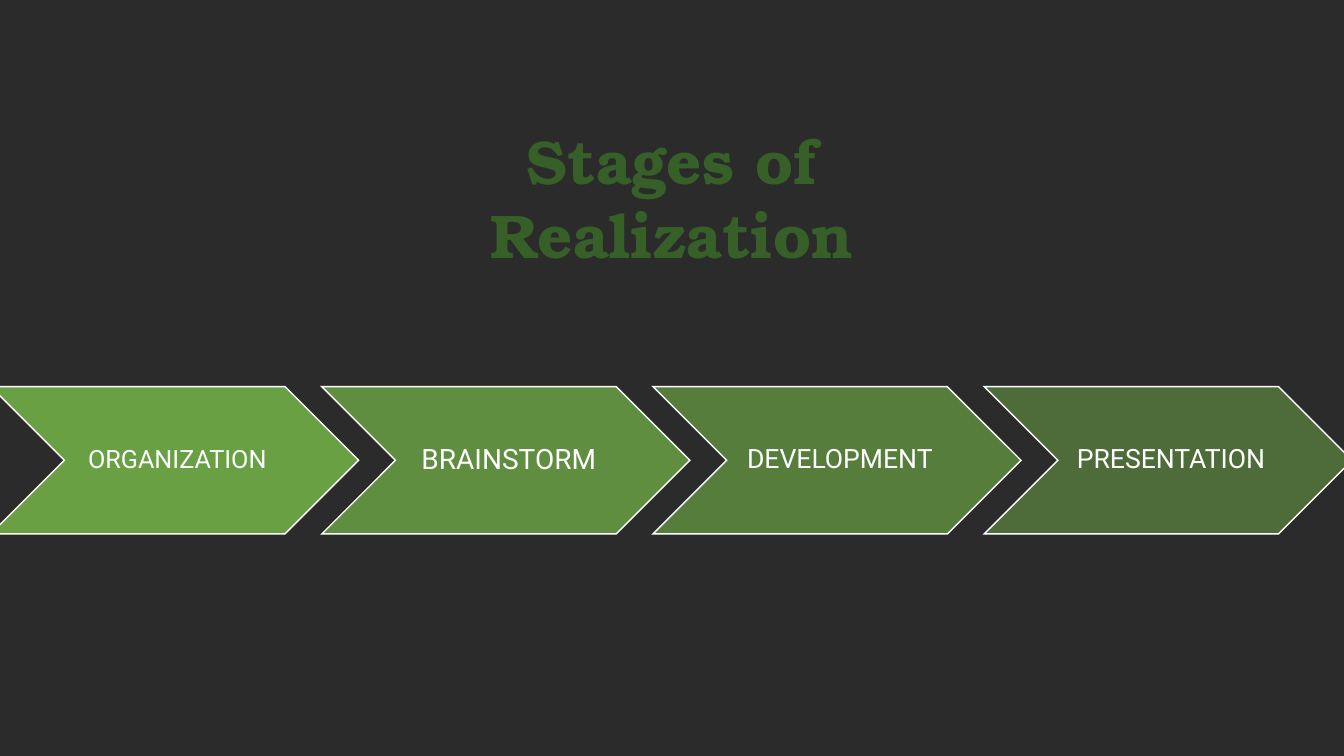
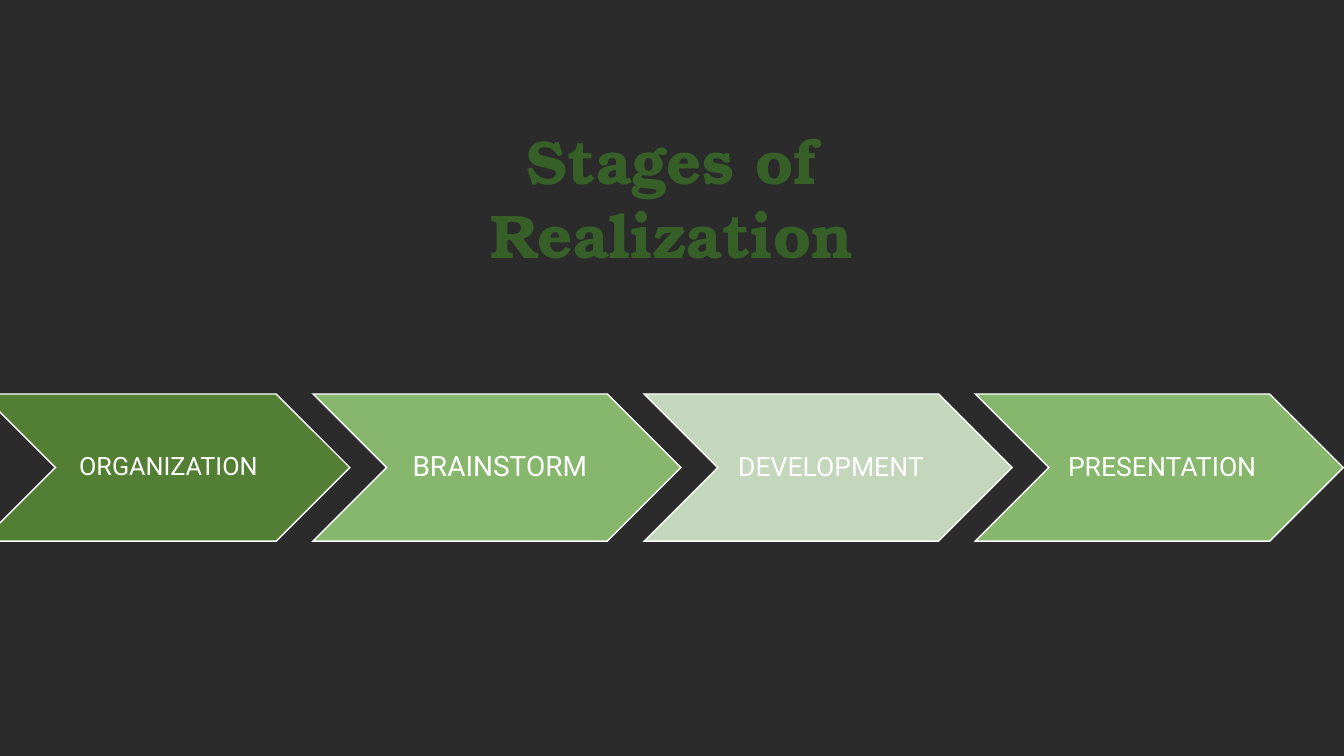
Before and after one commit to codingburgas/Control-Break, a slide deck: slide 5 of Documentation/Presentation.pptx. Drawn at 1344x756 pixels with LibreOffice and Linux fonts; fonts in the diff are those of the drawing; background and template pictures are left out; a plain dark background stands for a picture behind light text. Boxes give left, top, right and bottom in pixels: in the first picture for what was removed or moved away, otherwise in the second. Text is boxed around its words. In the diff, an @@ line names an element or a change of style, - is before the commit and + after.

Commit message:
Improve presentation

```diff
--- a/Documentation/Presentation.pptx
+++ b/Documentation/Presentation.pptx
@@ chevron at [0,394,350,541]: fill #70AD47 at 90% opacity to #538035 @@
@@ chevron at [314,394,682,541]: fill #70AD47 at 77% opacity to #87B76E @@
@@ 4 texts, 4 chevrons: place and size @@
-4 texts, 4 chevrons at [0,387,1344,534]
+4 texts, 4 chevrons at [0,394,1344,541]
@@ chevron at [644,394,1012,541]: fill #70AD47 at 63% opacity to #C5D8BD @@
@@ chevron at [976,394,1344,541]: fill #70AD47 at 50% opacity to #87B76E @@
```
Also in this commit, not shown: 1 other slide changed.
